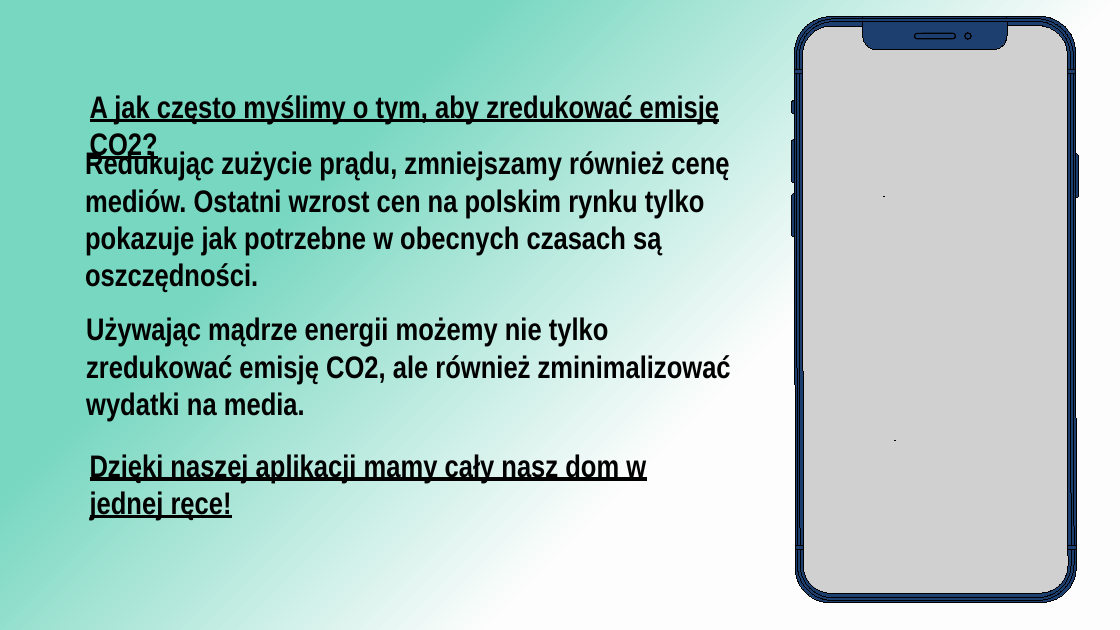
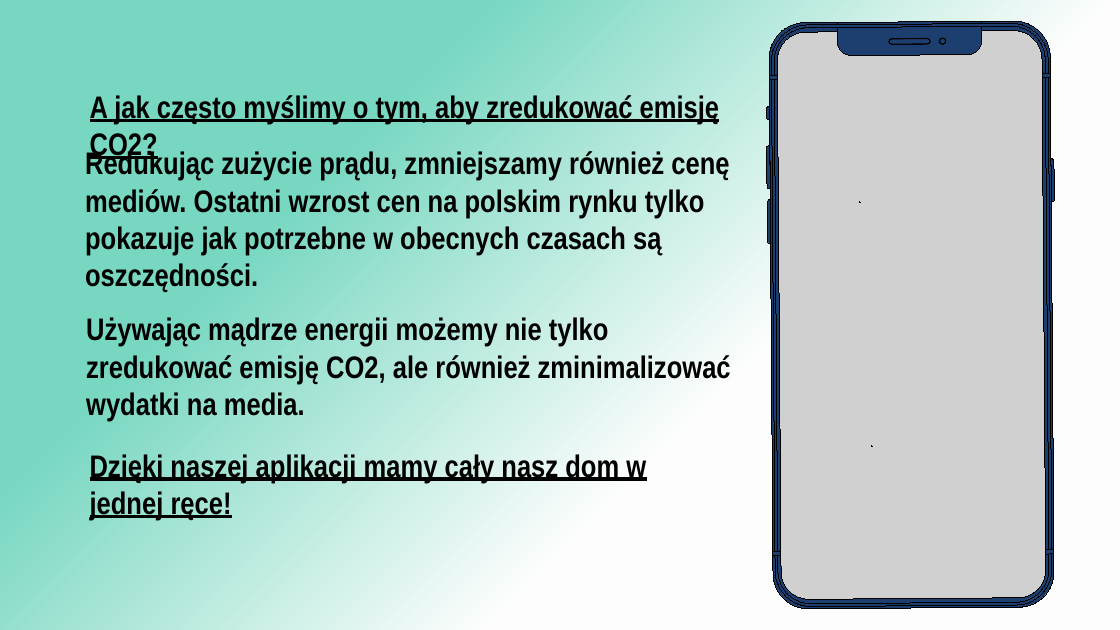
Before and after one commit to knmlprz/BITEhack-Untitled.ipynb, a slide deck: slide 3 of BITEhack-Untitled.ipynb.pptx. Drawn at 1120x630 pixels with LibreOffice and Linux fonts; fonts in the diff are those of the drawing; grey boxes stand for pictures. Boxes give left, top, right and bottom in pixels: in the first picture for what was removed or moved away, otherwise in the second. Text is boxed around its words. In the diff, an @@ line names an element or a change of style, - is before the commit and + after.

```diff
--- a/BITEhack-Untitled.ipynb.pptx
+++ b/BITEhack-Untitled.ipynb.pptx
@@ picture: place and size @@
-picture at [800, 22, 1073, 599]
+picture at [776, 24, 1047, 603]
@@ 11 freeform shapes: place and size @@
-11 freeform shapes at [792, 17, 1079, 603]
+11 freeform shapes at [766, 21, 1055, 609]
@@ freeform shape: place and size @@
-freeform shape at [795, 545, 803, 550]
+freeform shape at [773, 552, 781, 557]
@@ freeform shape: place and size @@
-freeform shape at [1068, 545, 1076, 550]
+freeform shape at [1046, 550, 1054, 554]
```
Also in this commit, not shown: 6 other slides changed.
